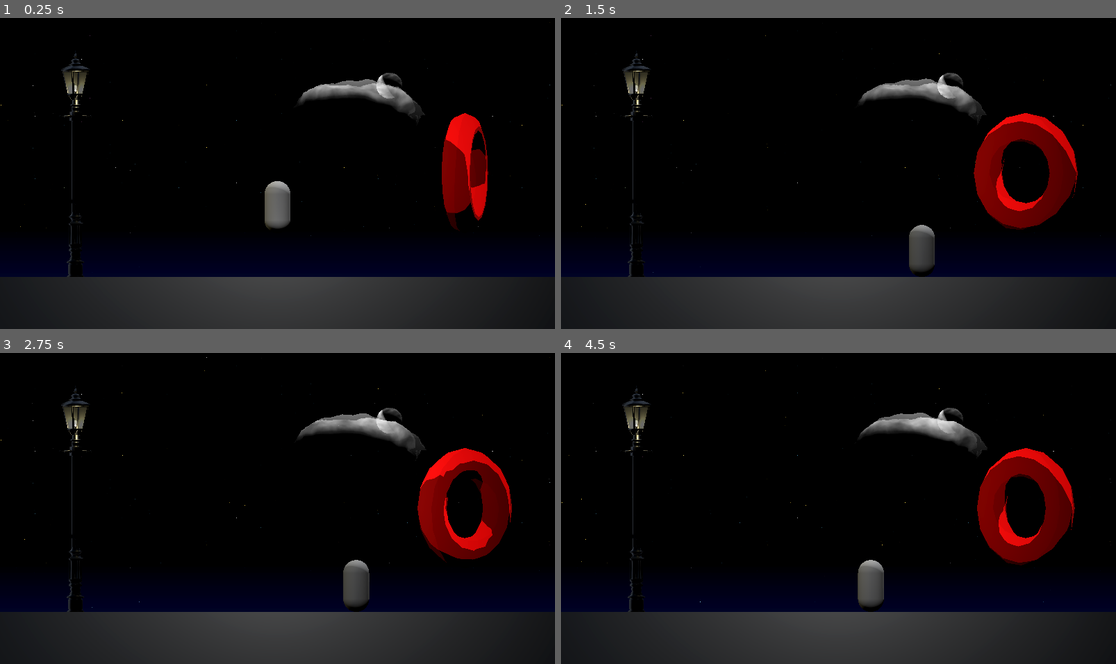
Above: before the commit, frames 1-4 (two rows, left to right).
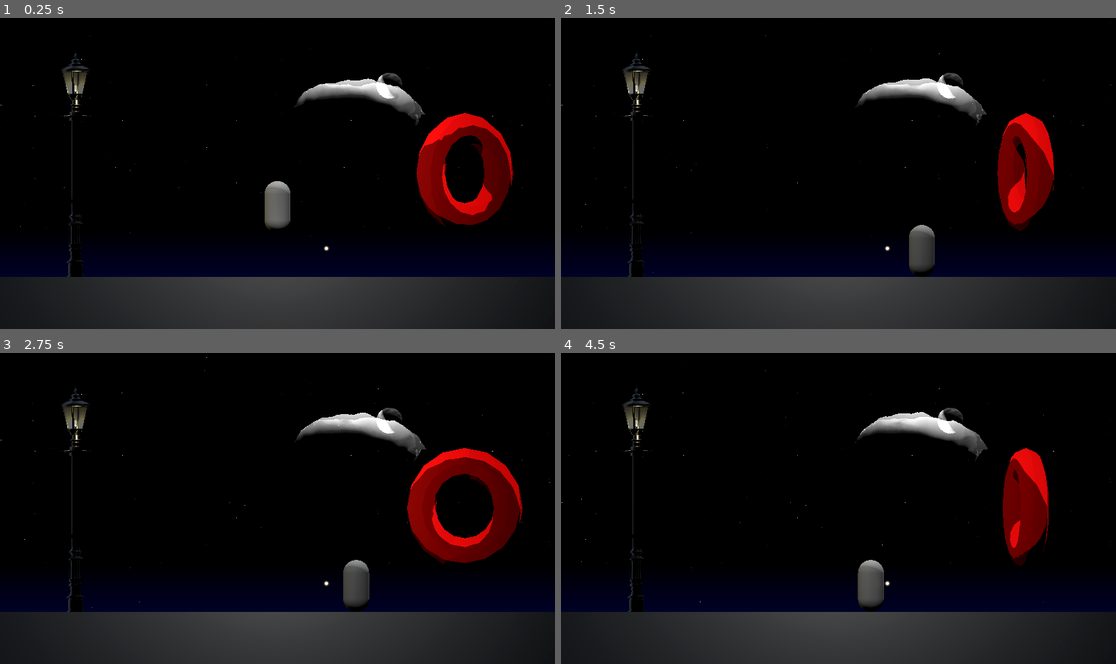
Above: after the commit, the same moments.

Repository: Baerkanogue/NightScene
Game: Godot game, scene res://scenes/main.tscn
Same seed, same stepped clock (60 frames per second), same inputs: the game is played once before the commit and once after it.
Inputs:
- Up to frame 1 (0.25 s): no input
- Up to frame 2 (1.5 s): hold Right (move_right) 0.53-1.28 s; tap Space (jump) at 0.77 s; hold Left (move_left) from 1.28 s (still down)
- Up to frame 3 (2.75 s): tap Space (jump) at 1.52 s; release Left (move_left) at 2.03 s; hold Right (move_right) from 2.03 s (still down)
- Up to frame 4 (4.5 s): release Right (move_right) at 2.78 s; hold Up (move_up) 2.78-3.53 s; tap Space (jump) at 3.02, 3.77 s; hold Left (move_left) from 3.53 s (still down)

The runs differ from the first frame. In frame 1, 5.0% of the frame differs, in the area x 53-93%, y 19-75%; in frame 2, 5.1%; in frame 3, 3.5%; in frame 4, 5.2%, in the area x 53-93%, y 18-75%.

Commit message:
Add firefly assets and lamp post flicker effect
Introduced firefly textures and shader for visual effects. Added a new lamp_post.gd script to enable flickering light behavior for lamp posts. Updated main scene to include firefly mesh and light, and integrated utility functions via autoload. Minor adjustments to cloud, sky, and stars shaders for improved rendering.

Diff:
--- a/project.godot
+++ b/project.godot
@@ -16,9 +16,9 @@
 run/max_fps=240
 config/icon="res://assets/icon.svg"
 
-[debug]
+[autoload]
 
-gdscript/warnings/untyped_declaration=1
+Utils="*res://scripts/utils.gd"
 
 [display]
 
--- a/scenes/main.tscn
+++ b/scenes/main.tscn
@@ -10,7 +10,9 @@
 [ext_resource type="Gradient" uid="uid://bfkfkcyuxdvql" path="res://shaders/skygradient.tres" id="6_tipki"]
 [ext_resource type="Texture2D" uid="uid://buhk4n3c01lp" path="res://shaders/moon_noise.tres" id="8_85g3d"]
 [ext_resource type="Shader" uid="uid://cs1el2dl7xiww" path="res://shaders/cloud.tres" id="9_choun"]
+[ext_resource type="Script" uid="uid://daffk25rg06r0" path="res://scripts/lamp_post.gd" id="11_trceg"]
 [ext_resource type="PackedScene" uid="uid://bn37sr02nog2c" path="res://assets/lamp_post.glb" id="11_ya4ey"]
+[ext_resource type="Shader" uid="uid://obf2srcjxam6" path="res://shaders/firefly.tres" id="12_eb6dy"]
 
 [sub_resource type="ProceduralSkyMaterial" id="ProceduralSkyMaterial_jyhfs"]
 
@@ -85,8 +87,8 @@
 shader_parameter/GlobalSize = 1.88
 shader_parameter/AlphaSpeedGlobal = 1.0
 shader_parameter/AlphaSpeed = Vector2(1, 1)
-shader_parameter/AlphaAdder = 0.47
-shader_parameter/AlphaMulitplier = 0.81
+shader_parameter/AlphaAdder = 0.79
+shader_parameter/AlphaMulitplier = 0.915
 
 [sub_resource type="CapsuleMesh" id="CapsuleMesh_eb6dy"]
 material = SubResource("ShaderMaterial_ya4ey")
@@ -102,6 +104,18 @@
 radius = 0.125
 height = 0.5
 
+[sub_resource type="ShaderMaterial" id="ShaderMaterial_trceg"]
+render_priority = 0
+shader = ExtResource("12_eb6dy")
+shader_parameter/Color = Color(1, 0.883, 0.61, 1)
+shader_parameter/Size = 1.0
+shader_parameter/AlphaMultiplier = 1.0
+shader_parameter/EmissionMultiplier = 1.0
+
+[sub_resource type="QuadMesh" id="QuadMesh_ya4ey"]
+material = SubResource("ShaderMaterial_trceg")
+size = Vector2(0.1, 0.1)
+
 [node name="Main" type="Node3D"]
 
 [node name="Environment" type="Node3D" parent="."]
@@ -135,7 +149,7 @@
 script = ExtResource("4_tbgi4")
 
 [node name="TestTorus" type="MeshInstance3D" parent="Geometry"]
-transform = Transform3D(0.246599, 0.50509, -2.21461e-08, 0, -2.52215e-08, -0.579, -0.50509, 0.246599, -1.08147e-08, 1.80221, 0, 0)
+transform = Transform3D(-0.509515, -0.226693, 9.93374e-09, 0, -2.52215e-08, -0.579, 0.226693, -0.509515, 2.23318e-08, 1.80221, 0, 0)
 mesh = SubResource("TorusMesh_7dm0k")
 skeleton = NodePath("../..")
 script = ExtResource("2_0wfyh")
@@ -185,7 +199,7 @@
 metadata/_edit_lock_ = true
 
 [node name="Cloud" type="MeshInstance3D" parent="Geometry"]
-transform = Transform3D(-4.37114e-08, -1, 0, 1, -4.37114e-08, 0, 0, 0, 1, 0.777702, 0.557304, -2.47276)
+transform = Transform3D(-4.37114e-08, -1, 0, 1, -4.37114e-08, 0, 0, 0, 1, 0.777702, 0.561641, -2.47276)
 layers = 4
 mesh = SubResource("CapsuleMesh_eb6dy")
 
@@ -200,15 +214,20 @@
 spot_angle = 63.75
 spot_angle_attenuation = 1.36604
 
-[node name="LampPost" parent="Geometry" instance=ExtResource("11_ya4ey")]
+[node name="LampPost" parent="Geometry" node_paths=PackedStringArray("light") instance=ExtResource("11_ya4ey")]
 transform = Transform3D(0.8, 0, 0, 0, 0.8, 0, 0, 0, 0.8, -1.9435, -1.018, 0.267571)
+script = ExtResource("11_trceg")
+light = NodePath("Circle/LampOmniLight3D")
+amplitude = 0.2
+frequency = 1.25
 
 [node name="Circle" parent="Geometry/LampPost" index="0"]
 transform = Transform3D(-0.507538, 0, 0.861629, 0, 1, 0, -0.861629, 0, -0.507538, 0, 0, 0)
 
 [node name="LampOmniLight3D" type="OmniLight3D" parent="Geometry/LampPost/Circle" index="0"]
-transform = Transform3D(1, 0, 0, 0, 1, 0, 0, 0, 1, 0, 2.28892, 0)
+transform = Transform3D(1, 0, 4.76837e-08, 0, 1, 0, -4.76837e-08, 0, 1, 0, 2.28892, 0)
 light_color = Color(1, 0.94, 0.64, 1)
+light_energy = 0.969425
 light_cull_mask = 1
 omni_range = 4.703
 omni_attenuation = 1.86
@@ -222,4 +241,16 @@
 [node name="CollisionShape3D" type="CollisionShape3D" parent="Player"]
 shape = SubResource("CapsuleShape3D_jyhfs")
 
+[node name="Firefly" type="MeshInstance3D" parent="."]
+transform = Transform3D(1, 0, 0, 0, 1, 0, 0, 0, 1, 0.470403, -0.724586, 0.239515)
+mesh = SubResource("QuadMesh_ya4ey")
+
+[node name="OmniLight3D" type="OmniLight3D" parent="Firefly"]
+light_color = Color(1, 0.816667, 0.56, 1)
+light_energy = 0.015
+light_specular = 10.0
+light_cull_mask = 1
+omni_range = 0.175
+omni_attenuation = 1.232
+
 [editable path="Geometry/LampPost"]
--- /dev/null
+++ b/scripts/lamp_post.gd
@@ -0,0 +1,37 @@
+@tool
+extends Node3D
+
+
+@export var light: OmniLight3D
+@export var amplitude: float = 1.0
+@export var frequency: float = 1.0
+@export var v_offset: float = 1.0
+
+var phase: float = 0.0
+
+
+func _ready() -> void:
+	var childs: Array = find_all_childrens(self)
+	if not light in childs or not light:
+		for child in childs:
+			if child is OmniLight3D:
+				light = child
+
+	if not light:
+		Utils.kill_and_warn(self,"No Omnilight found.")
+
+
+func _process(delta: float) -> void:
+	light_flicker(delta)
+
+func find_all_childrens(target: Node) -> Array:
+	var childrens: Array = []
+	for child in target.get_children():
+		childrens.append(child)
+		childrens.append_array(find_all_childrens(child))
+	return childrens
+
+func light_flicker(delta: float) -> void:
+	phase += frequency * delta
+	phase = fmod(phase, TAU)
+	light.light_energy = sin(phase) * amplitude + v_offset
--- /dev/null
+++ b/scripts/utils.gd
@@ -0,0 +1,19 @@
+extends Node
+
+## Push error to console and stop target node process.
+func kill_and_warn(target: Node, error_message: String) -> void:
+	var message: String = "\n{error}\nFlushing: \"{node}\"."
+	message = message.format({"error": error_message, "node": target})
+	push_error(message)
+	target.set_process(false)
+
+### Returns the sine transform of a float.[br]
+### [br]
+### [b]Parameters:[/b]
+### Target: Float to transform.[br]
+### Frequency: The amount of waves in a unit of time.[br]
+### Amplitude: The "contrast" of the wave.[br]
+### Phase Offset: The horizontal offset of the wave. Makes it scrolls.[br]
+### Vertical Offset: Offset vertically the whole wave.
+#func sine_transform(target: float, frequency: float, amplitude: float, phase_offset: float, vertical_offset: float) -> float:
+	#return sin(target * frequency + phase_offset) * amplitude + vertical_offset
--- a/shaders/cloud.tres
+++ b/shaders/cloud.tres
@@ -137,7 +137,7 @@
 
 [resource]
 code = "shader_type spatial;
-render_mode blend_mix, depth_draw_always, cull_back, diffuse_lambert, specular_schlick_ggx, shadows_disabled, ambient_light_disabled;
+render_mode blend_mix, depth_draw_always, cull_back, diffuse_lambert, specular_schlick_ggx, shadows_disabled, ambient_light_disabled, alpha_to_coverage_and_one;
 
 uniform vec2 DisplacementSpeed = vec2(0.010000, 0.020000);
 uniform float DisplacementSpeedGlobal : hint_range(0.0, 10.0) = 0.5;
@@ -298,10 +298,10 @@
 
 }
 "
-graph_offset = Vector2(-1932.92, 29.0505)
 modes/depth_draw = 1
 flags/shadows_disabled = true
 flags/ambient_light_disabled = true
+flags/alpha_to_coverage_and_one = true
 nodes/vertex/0/position = Vector2(640, 140)
 nodes/vertex/2/node = SubResource("VisualShaderNodeInput_hyg1r")
 nodes/vertex/2/position = Vector2(-720, -20)
--- /dev/null
+++ b/shaders/firefly.tres
@@ -0,0 +1,159 @@
+[gd_resource type="VisualShader" load_steps=15 format=3 uid="uid://obf2srcjxam6"]
+
+[ext_resource type="Texture2D" uid="uid://b3rxvfo50qqjq" path="res://assets/firefly_big.png" id="1_2blk1"]
+[ext_resource type="Texture2D" uid="uid://b6ggvvfsanqs7" path="res://assets/firefly_small.png" id="2_vsi0v"]
+
+[sub_resource type="VisualShaderNodeVectorOp" id="VisualShaderNodeVectorOp_2blk1"]
+operator = 2
+
+[sub_resource type="VisualShaderNodeFloatParameter" id="VisualShaderNodeFloatParameter_vsi0v"]
+parameter_name = "EmissionMultiplier"
+hint = 1
+max = 3.0
+default_value_enabled = true
+default_value = 1.0
+
+[sub_resource type="VisualShaderNodeColorParameter" id="VisualShaderNodeColorParameter_2blk1"]
+parameter_name = "Color"
+default_value_enabled = true
+default_value = Color(1, 0.811765, 0.368627, 1)
+
+[sub_resource type="VisualShaderNodeFloatOp" id="VisualShaderNodeFloatOp_2blk1"]
+operator = 2
+
+[sub_resource type="VisualShaderNodeFloatParameter" id="VisualShaderNodeFloatParameter_d8ira"]
+parameter_name = "AlphaMultiplier"
+hint = 1
+default_value_enabled = true
+default_value = 1.0
+
+[sub_resource type="VisualShaderNodeTexture" id="VisualShaderNodeTexture_d8ira"]
+texture = ExtResource("1_2blk1")
+texture_type = 1
+
+[sub_resource type="VisualShaderNodeTexture" id="VisualShaderNodeTexture_7f72l"]
+texture = ExtResource("2_vsi0v")
+texture_type = 1
+
+[sub_resource type="VisualShaderNodeVectorOp" id="VisualShaderNodeVectorOp_rqqag"]
+
+[sub_resource type="VisualShaderNodeVectorOp" id="VisualShaderNodeVectorOp_3av2e"]
+operator = 2
+
+[sub_resource type="VisualShaderNodeUVFunc" id="VisualShaderNodeUVFunc_d8ira"]
+default_input_values = [1, Vector2(1, 1), 2, Vector2(0.5, 0.5)]
+function = 1
+
+[sub_resource type="VisualShaderNodeUVFunc" id="VisualShaderNodeUVFunc_7f72l"]
+default_input_values = [1, Vector2(1, 1), 2, Vector2(0.5, 0.5)]
+function = 1
+
+[sub_resource type="VisualShaderNodeFloatParameter" id="VisualShaderNodeFloatParameter_rqqag"]
+parameter_name = "Size"
+hint = 1
+min = 0.7
+max = 1.2
+default_value_enabled = true
+default_value = 1.0
+
+[resource]
+code = "shader_type spatial;
+render_mode blend_mix, depth_draw_opaque, cull_back, diffuse_lambert, specular_schlick_ggx, shadows_disabled, alpha_to_coverage_and_one;
+
+uniform vec4 Color : source_color = vec4(1.000000, 0.811765, 0.368627, 1.000000);
+uniform sampler2D tex_frg_3 : source_color;
+uniform float Size : hint_range(0.69999998807907, 1.20000004768372) = 1.0;
+uniform sampler2D tex_frg_2 : source_color;
+uniform float AlphaMultiplier : hint_range(0.0, 1.0) = 1.0;
+uniform float EmissionMultiplier : hint_range(0.0, 3.0) = 1.0;
+
+
+
+void fragment() {
+// ColorParameter:12
+	vec4 n_out12p0 = Color;
+
+
+// UVFunc:8
+	vec2 n_in8p1 = vec2(1.00000, 1.00000);
+	vec2 n_in8p2 = vec2(0.50000, 0.50000);
+	vec2 n_out8p0 = (UV - n_in8p2) * n_in8p1 + n_in8p2;
+
+
+// Texture2D:3
+	vec4 n_out3p0 = texture(tex_frg_3, n_out8p0);
+
+
+// FloatParameter:9
+	float n_out9p0 = Size;
+
+
+// UVFunc:7
+	vec2 n_in7p2 = vec2(0.50000, 0.50000);
+	vec2 n_out7p0 = (UV - n_in7p2) * vec2(n_out9p0) + n_in7p2;
+
+
+// Texture2D:2
+	vec4 n_out2p0 = texture(tex_frg_2, n_out7p0);
+
+
+// VectorOp:4
+	vec3 n_out4p0 = vec3(n_out3p0.xyz) + vec3(n_out2p0.xyz);
+
+
+// VectorOp:6
+	vec3 n_out6p0 = vec3(n_out12p0.xyz) * n_out4p0;
+
+
+// FloatParameter:14
+	float n_out14p0 = AlphaMultiplier;
+
+
+// FloatOp:13
+	float n_out13p0 = n_out14p0 * n_out6p0.x;
+
+
+// FloatParameter:11
+	float n_out11p0 = EmissionMultiplier;
+
+
+// VectorOp:10
+	vec3 n_out10p0 = n_out6p0 * vec3(n_out11p0);
+
+
+// Output:0
+	ALBEDO = n_out6p0;
+	ALPHA = n_out13p0;
+	EMISSION = n_out10p0;
+
+
+}
+"
+graph_offset = Vector2(-1041.37, 119.752)
+flags/shadows_disabled = true
+flags/alpha_to_coverage_and_one = true
+nodes/fragment/2/node = SubResource("VisualShaderNodeTexture_d8ira")
+nodes/fragment/2/position = Vector2(-700, 480)
+nodes/fragment/3/node = SubResource("VisualShaderNodeTexture_7f72l")
+nodes/fragment/3/position = Vector2(-700, 180)
+nodes/fragment/4/node = SubResource("VisualShaderNodeVectorOp_rqqag")
+nodes/fragment/4/position = Vector2(-360, 280)
+nodes/fragment/6/node = SubResource("VisualShaderNodeVectorOp_3av2e")
+nodes/fragment/6/position = Vector2(-120, 200)
+nodes/fragment/7/node = SubResource("VisualShaderNodeUVFunc_d8ira")
+nodes/fragment/7/position = Vector2(-1060, 560)
+nodes/fragment/8/node = SubResource("VisualShaderNodeUVFunc_7f72l")
+nodes/fragment/8/position = Vector2(-1020, 260)
+nodes/fragment/9/node = SubResource("VisualShaderNodeFloatParameter_rqqag")
+nodes/fragment/9/position = Vector2(-1380, 560)
+nodes/fragment/10/node = SubResource("VisualShaderNodeVectorOp_2blk1")
+nodes/fragment/10/position = Vector2(160, 360)
+nodes/fragment/11/node = SubResource("VisualShaderNodeFloatParameter_vsi0v")
+nodes/fragment/11/position = Vector2(-120, 500)
+nodes/fragment/12/node = SubResource("VisualShaderNodeColorParameter_2blk1")
+nodes/fragment/12/position = Vector2(-460, 0)
+nodes/fragment/13/node = SubResource("VisualShaderNodeFloatOp_2blk1")
+nodes/fragment/13/position = Vector2(160, -60)
+nodes/fragment/14/node = SubResource("VisualShaderNodeFloatParameter_d8ira")
+nodes/fragment/14/position = Vector2(-180, -220)
+nodes/fragment/connections = PackedInt32Array(2, 0, 4, 1, 3, 0, 4, 0, 6, 0, 0, 0, 7, 0, 2, 0, 8, 0, 3, 0, 9, 0, 7, 1, 6, 0, 10, 0, 10, 0, 0, 5, 11, 0, 10, 1, 4, 0, 6, 1, 12, 0, 6, 0, 6, 0, 13, 1, 13, 0, 0, 1, 14, 0, 13, 0)
--- a/shaders/sky.tres
+++ b/shaders/sky.tres
@@ -66,7 +66,6 @@
 
 }
 "
-graph_offset = Vector2(-1013.38, -66.6189)
 flags/unshaded = true
 flags/shadows_disabled = true
 nodes/fragment/2/node = SubResource("VisualShaderNodeTexture_b384s")
--- a/shaders/stars_shader.tres
+++ b/shaders/stars_shader.tres
@@ -49,7 +49,7 @@
 operator = 4
 
 [sub_resource type="VisualShaderNodeFrame" id="VisualShaderNodeFrame_tbggt"]
-size = Vector2(784, 892)
+size = Vector2(784, 482)
 title = "Albedo"
 attached_nodes = PackedInt32Array(2, 12, 32, 34)
 
@@ -101,7 +101,7 @@
 constant = 8.0
 
 [sub_resource type="VisualShaderNodeFrame" id="VisualShaderNodeFrame_o345y"]
-size = Vector2(1244, 660)
+size = Vector2(1244, 402)
 title = "Emission"
 attached_nodes = PackedInt32Array(37, 36, 38, 35, 41, 52)
 
@@ -195,7 +195,7 @@
 input_name = "uv"
 
 [sub_resource type="VisualShaderNodeFrame" id="VisualShaderNodeFrame_rj27e"]
-size = Vector2(564, 403)
+size = Vector2(564, 242)
 title = "Instance"
 attached_nodes = PackedInt32Array(5, 20)
 
@@ -206,7 +206,7 @@
 texture_type = 1
 
 [sub_resource type="VisualShaderNodeFrame" id="VisualShaderNodeFrame_ktjmb"]
-size = Vector2(564, 403)
+size = Vector2(564, 242)
 title = "Mask"
 attached_nodes = PackedInt32Array(7, 13)
 
@@ -365,7 +365,6 @@
 
 }
 "
-graph_offset = Vector2(-645.692, -248.321)
 modes/blend = 1
 nodes/fragment/0/position = Vector2(1960, 60)
 nodes/fragment/2/node = SubResource("VisualShaderNodeTexture_akwc0")
Binary file added: assets/firefly_big.png
Not shown, added: assets/firefly_big.png.import
Binary file added: assets/firefly_small.png
Not shown, added: assets/firefly_small.png.import
Not shown: 1 places in scenes/main.tscn that only renumber resources
Not shown, added: scripts/lamp_post.gd.uid
Not shown, added: scripts/utils.gd.uid
